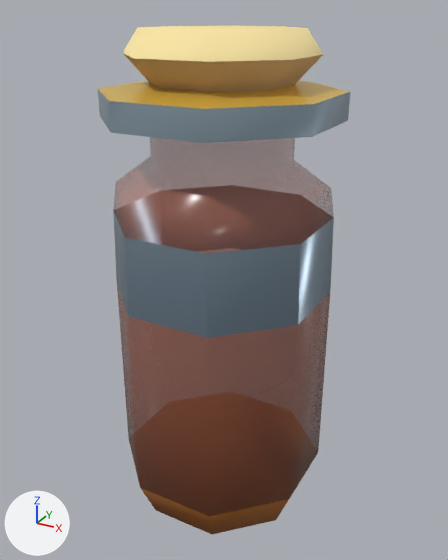
What one commit did to the glTF model asset-studio/catalogs/items/potions/potion_small_orange/potion_small_orange.glb.
Both versions are drawn from a 50 mm camera at (0.294, -0.529, 0.557) aimed at (-0.002, 0.008, 0.288). The axes (+X, +Y, +Z) are drawn at lower left. The lights are the same throughout. The first picture is the older version. Vertices at exactly the same position are counted once.

Objects in the first picture: 'Item'.
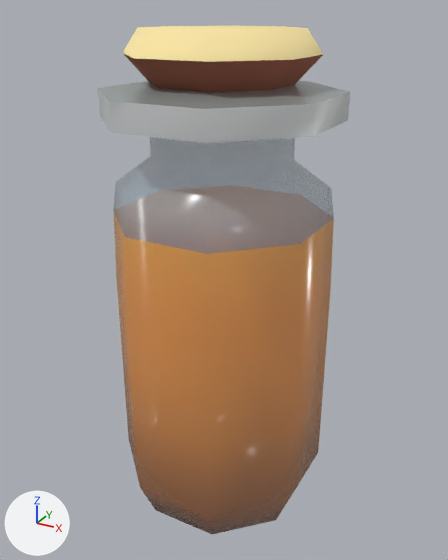
Changed parts and their boxes (x1, y1, x2, y2) in the pictures (448 x 560 px):
```json
{"object": "Item", "change": "surface changed", "before": [98, 52, 350, 534], "after": [98, 52, 350, 534], "on screen": "lighter"}
{"part": 1, "of": "me_potion_small_orange", "change": "surface changed", "before": [98, 52, 350, 534], "after": [98, 52, 350, 534], "on screen": "lighter"}
{"part": 2, "of": "me_potion_small_orange", "change": "recoloured", "before": [117, 248, 330, 516], "after": [117, 248, 330, 516], "on screen": "lighter"}
{"part": 3, "of": "me_potion_small_orange", "change": "recoloured", "before": [113, 185, 334, 338], "after": [113, 185, 334, 338], "on screen": "lighter"}
```

Scene script edits in JSON lines:
```json
{"block": "mat_potion_small_orange_0", "where": "n0 = _N.new('ShaderNodeBsdfPrincipled'); n0.name = 'Principled BSDF'"}
{"op": "set", "path": "n0.inputs[2].default_value", "old": "0.95", "new": "0.2", "note": "'Roughness'"}
{"op": "add", "block": "mat_potion_small_orange_0", "code": "n3 = _N.new('ShaderNodeMath'); n3.name = 'Math'"}
{"op": "add", "block": "mat_potion_small_orange_0", "code": "n3.operation = 'MULTIPLY'"}
{"op": "add", "block": "mat_potion_small_orange_0", "code": "n3.inputs[1].default_value = 0.72  # 'Value'"}
{"block": "mat_potion_small_orange_0", "where": "n2 = _N.new('ShaderNodeTexImage'); n2.name = 'Image Texture'"}
{"op": "add", "block": "mat_potion_small_orange_0", "code": "_L.new(n3.outputs[0], n0.inputs[4])  # 'Value' to 'Alpha'"}
{"op": "add", "block": "mat_potion_small_orange_0", "code": "_L.new(n2.outputs[1], n3.inputs[0])  # 'Alpha' to 'Value'"}
{"block": "mat_potion_small_orange_1", "where": "n2 = _N.new('ShaderNodeMath'); n2.name = 'Math'"}
{"op": "set", "path": "n2.inputs[1].default_value", "old": "0.72", "new": "0.38", "note": "'Value'"}
{"block": "mat_potion_small_orange_3", "where": "n0 = _N.new('ShaderNodeBsdfPrincipled'); n0.name = 'Principled BSDF'"}
{"op": "set", "path": "n0.inputs[2].default_value", "old": "0.2", "new": "1.0", "note": "'Roughness'"}
{"op": "remove", "block": "mat_potion_small_orange_3", "code": "n2 = _N.new('ShaderNodeMath'); n2.name = 'Math'"}
{"op": "remove", "block": "mat_potion_small_orange_3", "code": "n2.operation = 'MULTIPLY'"}
{"op": "remove", "block": "mat_potion_small_orange_3", "code": "n2.inputs[1].default_value = 0.38  # 'Value'"}
{"op": "remove", "block": "mat_potion_small_orange_3", "code": "_L.new(n2.outputs[0], n0.inputs[4])  # 'Value' to 'Alpha'"}
{"block": "mat_potion_small_orange_3", "where": "n3 = _N.new('ShaderNodeTexImage'); n3.name = 'Image Texture'"}
{"op": "remove", "block": "mat_potion_small_orange_3", "code": "_L.new(n3.outputs[1], n2.inputs[0])  # 'Alpha' to 'Value'"}
{"block": "me_potion_small_orange", "where": "me_potion_small_orange.from_pydata(...)  # 114 vertices, 224 faces; spans x -0.11..0.11, y -0.11..0.11, z 0.0..0.54"}
{"block": "me_potion_small_orange", "where": "# used by ob_item; location = (0.0, 0.0, 0.0)"}
{"block": "me_potion_small_orange", "change": "me_potion_small_orange part 1: 224 kept faces spanning x -0.11..0.11, y -0.11..0.11, z 0.0..0.54 get new texture (UV) coordinates"}
{"block": "me_potion_small_orange", "change": "me_potion_small_orange part 2: 32 faces spanning x -0.106..0.106, y -0.106..0.106, z 0.075..0.285 switch from mat_potion_small_orange_1 to mat_potion_small_orange_0"}
{"block": "me_potion_small_orange", "change": "me_potion_small_orange part 3: 16 faces spanning x -0.106..0.106, y -0.106..0.106, z 0.285..0.365 switch from mat_potion_small_orange_2 (picture img_surface_palette) to mat_potion_small_orange_0"}
{"op": "remove", "block": "me_potion_small_orange", "code": "me_potion_small_orange.materials.append(mat_potion_small_orange_4)  # picture img_surface_palette"}
```
